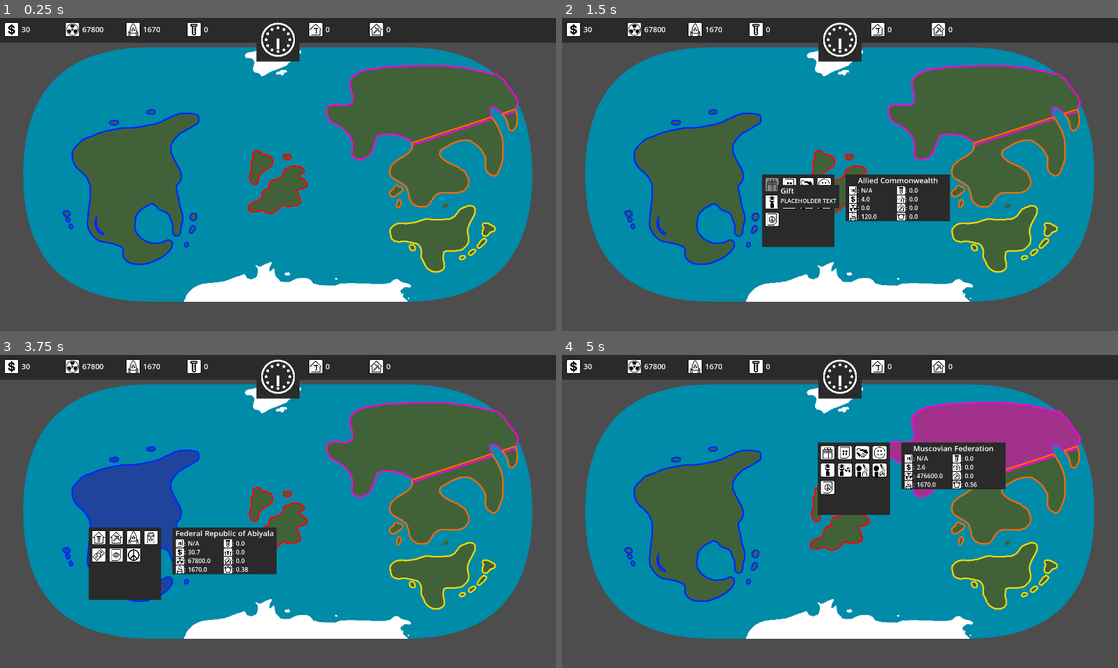
Above: before the commit, frames 1-4 (two rows, left to right).
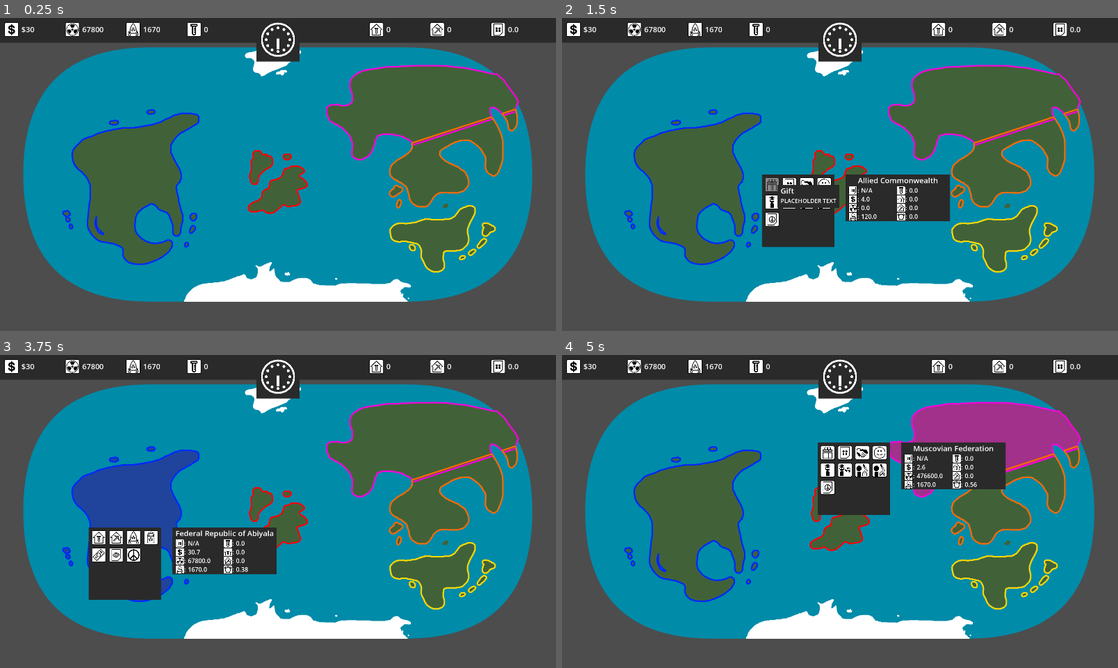
Above: after the commit, the same moments.

Repository: Stev51/gmtk-jam-2026
Game: Godot game, scene res://scenes/main.tscn
Two runs of this game, one before a commit and one after it. Both use one fixed random seed, a clock stepped at 60 frames per second and the inputs below.
Inputs (mouse positions are in pixels of both pictures, inside the frame that each line leads up to):
- Up to frame 1 (0.25 s): no input
- Up to frame 2 (1.5 s): tap Enter at 0.5 s; hold 1 (x1_speed) 0.53-1.25 s; click (840, 174) at 0.67 s; click (773, 183) at 1.27 s
- Up to frame 3 (3.75 s): click (211, 520) at 2.02 s; click (211, 520) at 2.77 s; tap Space (pause) at 3.5 s; move the mouse to (166, 527) at 3.52 s; tap 2 (x2_speed) at 3.6 s; click (166, 527) at 3.67 s
- Up to frame 4 (5 s): tap Enter at 4.25 s; move the mouse to (895, 442) at 4.27 s; hold 1 (x1_speed) from 4.28 s (still down); click (895, 442) at 4.42 s

The runs differ from the first frame. In frame 1, 0.4% of the frame differs, in the area x 3-94%, y 1-6%; in frame 2, 0.4%; in frame 3, 0.4%; in frame 4, 0.4%.

Commit message:
Influence display

Diff:
--- a/scenes/gui.tscn
+++ b/scenes/gui.tscn
@@ -11,6 +11,7 @@
 [ext_resource type="Texture2D" uid="uid://b4bdggxbb1bt5" path="res://assets/img/icons/icon_research.png" id="6_qupqx"]
 [ext_resource type="Texture2D" uid="uid://ch5aovckp7h8q" path="res://assets/img/icons/icon_labs.png" id="7_jw8q3"]
 [ext_resource type="Texture2D" uid="uid://ccdkptgt6dr7l" path="res://assets/img/icons/icon_mines.png" id="8_bglms"]
+[ext_resource type="Texture2D" uid="uid://dudk5fxat7rpl" path="res://assets/img/icons/icon_influence.png" id="9_xqxrh"]
 
 [node name="GUI" type="Control" unique_id=363270447]
 z_index = 99
@@ -53,10 +54,11 @@
 layout_mode = 0
 offset_left = 15.0
 offset_top = 15.0
-offset_right = 885.0
+offset_right = 1920.0
 offset_bottom = 85.0
 theme_override_constants/h_separation = 210
-columns = 7
+theme_override_constants/v_separation = 100
+columns = 10
 
 [node name="Money" parent="TopBar/ResourceDisplays/GridContainer" unique_id=417750439 instance=ExtResource("1_mfius")]
 layout_mode = 2
@@ -77,6 +79,9 @@
 [node name="BlankSpacer" parent="TopBar/ResourceDisplays/GridContainer" unique_id=984680270 instance=ExtResource("1_mfius")]
 layout_mode = 2
 
+[node name="BlankSpacer2" parent="TopBar/ResourceDisplays/GridContainer" unique_id=1709461876 instance=ExtResource("1_mfius")]
+layout_mode = 2
+
 [node name="Labs" parent="TopBar/ResourceDisplays/GridContainer" unique_id=1588233358 instance=ExtResource("1_mfius")]
 layout_mode = 2
 icon = ExtResource("7_jw8q3")
@@ -84,6 +89,10 @@
 [node name="Mines" parent="TopBar/ResourceDisplays/GridContainer" unique_id=536699157 instance=ExtResource("1_mfius")]
 layout_mode = 2
 icon = ExtResource("8_bglms")
+
+[node name="Influence" parent="TopBar/ResourceDisplays/GridContainer" unique_id=1027774118 instance=ExtResource("1_mfius")]
+layout_mode = 2
+icon = ExtResource("9_xqxrh")
 
 [node name="ClockDisplay" parent="TopBar" unique_id=1149426984 instance=ExtResource("1_efmwq")]
 layout_mode = 1
--- a/scripts/resource_displays.gd
+++ b/scripts/resource_displays.gd
@@ -6,11 +6,13 @@
 @onready var research_node = $GridContainer/Research
 @onready var labs_node = $GridContainer/Labs
 @onready var mines_node = $GridContainer/Mines
+@onready var influence_node = $GridContainer/Influence
 
 func _process(_delta: float) -> void:
-		money_node.set_text(str(int(Globals.PlayerCountry.money)))
+		money_node.set_text("$" + str(int(Globals.PlayerCountry.money)))
 		uranium_node.set_text(str(int(Globals.PlayerCountry.uranium)))
 		nukes_node.set_text(str(int(Globals.PlayerCountry.nukes)))
 		research_node.set_text(str(int(Globals.PlayerCountry.research_progress)))
 		labs_node.set_text(str(int(Globals.PlayerCountry.labs)))
 		mines_node.set_text(str(int(Globals.PlayerCountry.mines)))
+		influence_node.set_text(str(Globals.PlayerCountry.influence[Globals.PlayerCountry.index]))
